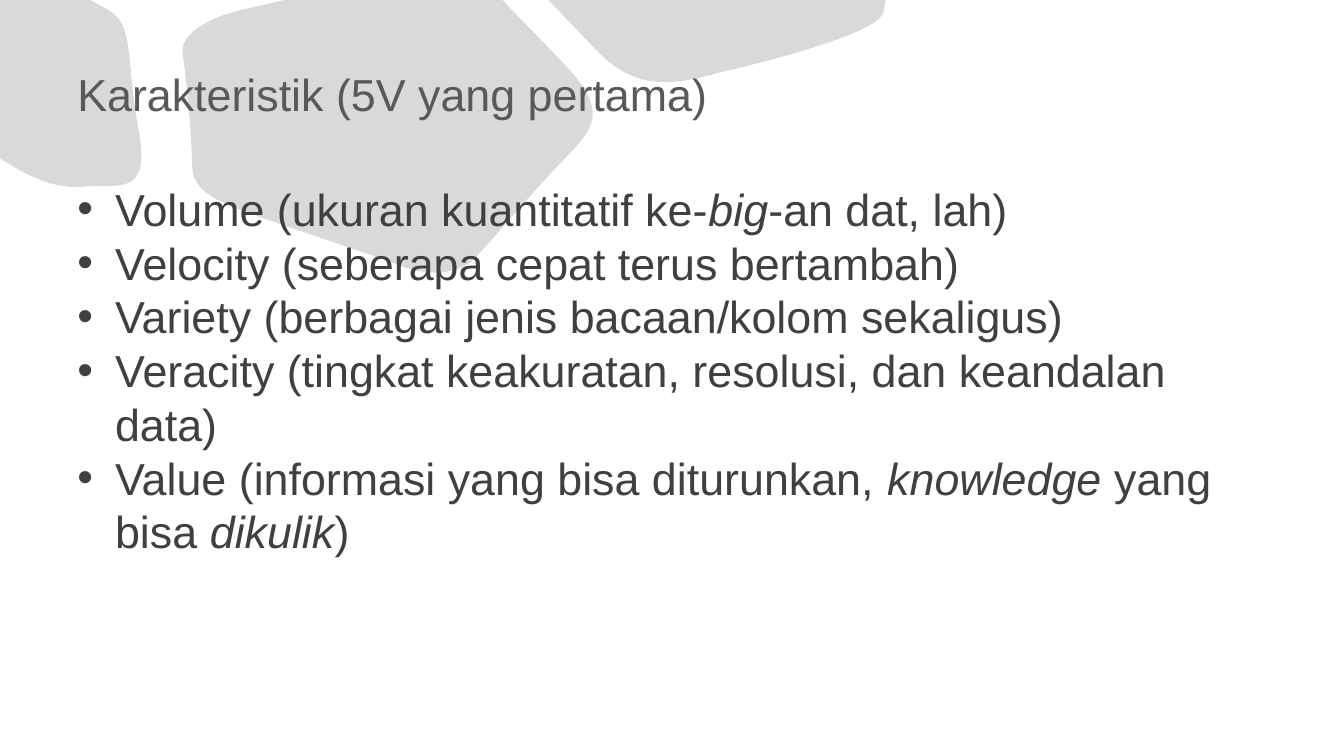
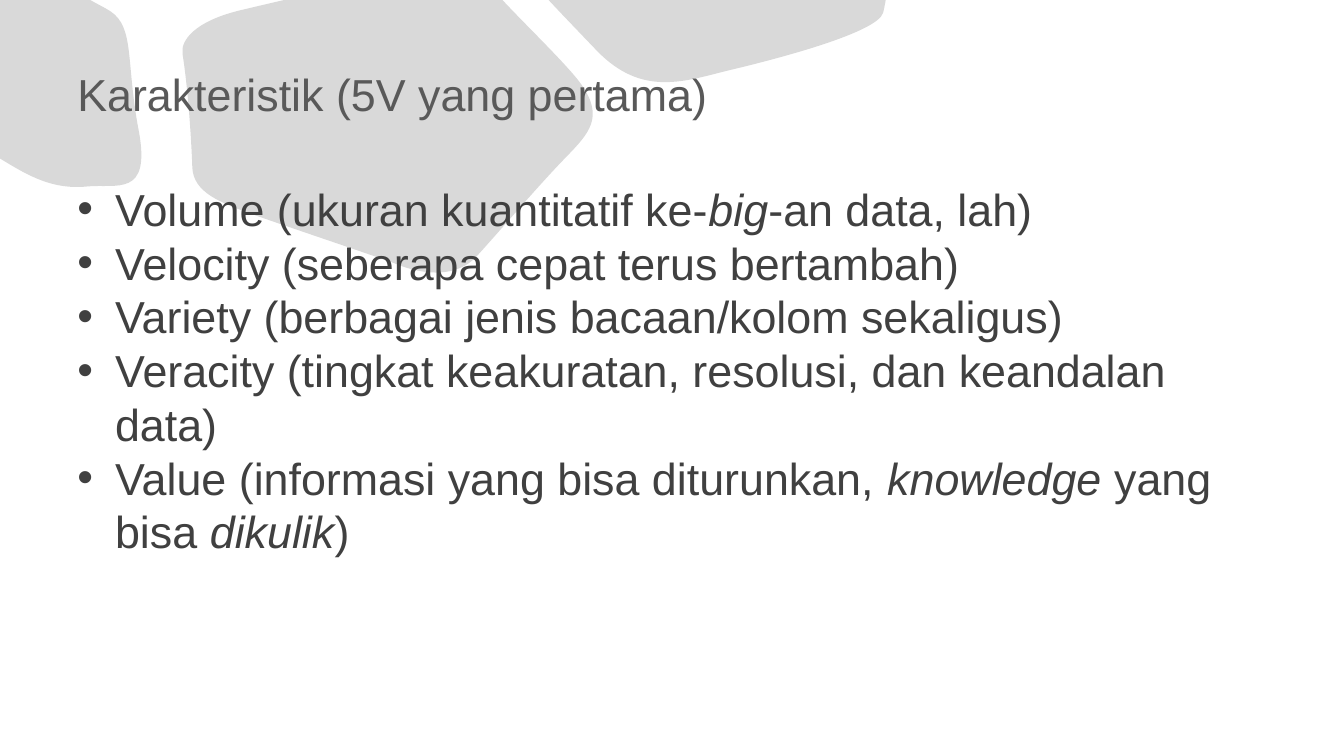
Before and after one commit to jendralhxr/bigdata, a slide deck: slide 2 of rubrikETS.pptx. Drawn at 1344x756 pixels with LibreOffice and Linux fonts; fonts in the diff are those of the drawing. Boxes give left, top, right and bottom in pixels: in the first picture for what was removed or moved away, otherwise in the second. Text is boxed around its words. In the diff, an @@ line names an element or a change of style, - is before the commit and + after.

```diff
--- a/rubrikETS.pptx
+++ b/rubrikETS.pptx
@@ text at [115,193,1032,235]: text changed @@
-• Volume (ukuran kuantitatif ke-big-an dat, lah)
+• Volume (ukuran kuantitatif ke-big-an data, lah)
```
Also in this commit, not shown: 3 other slides changed, 1 other file.
